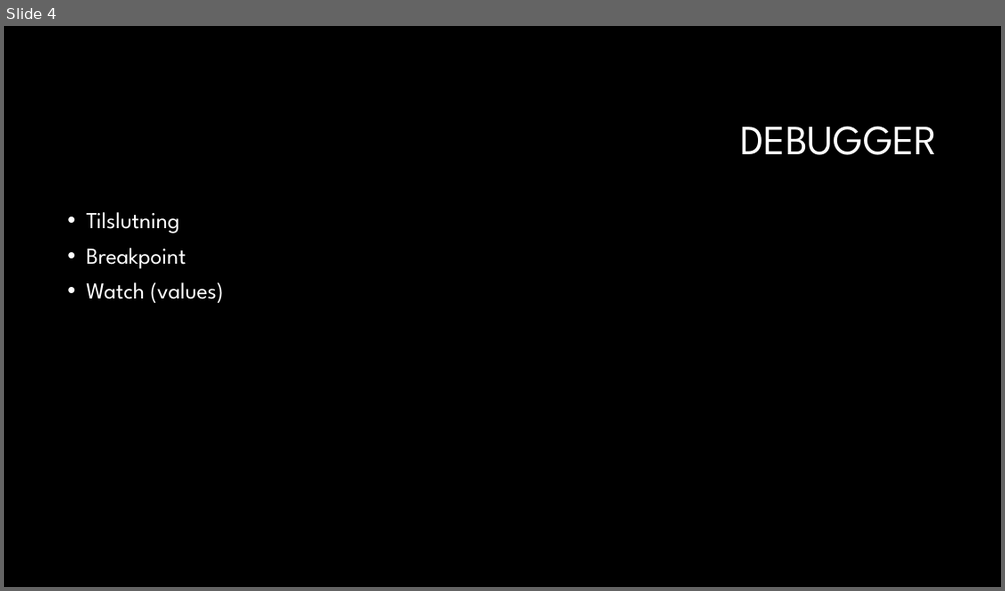
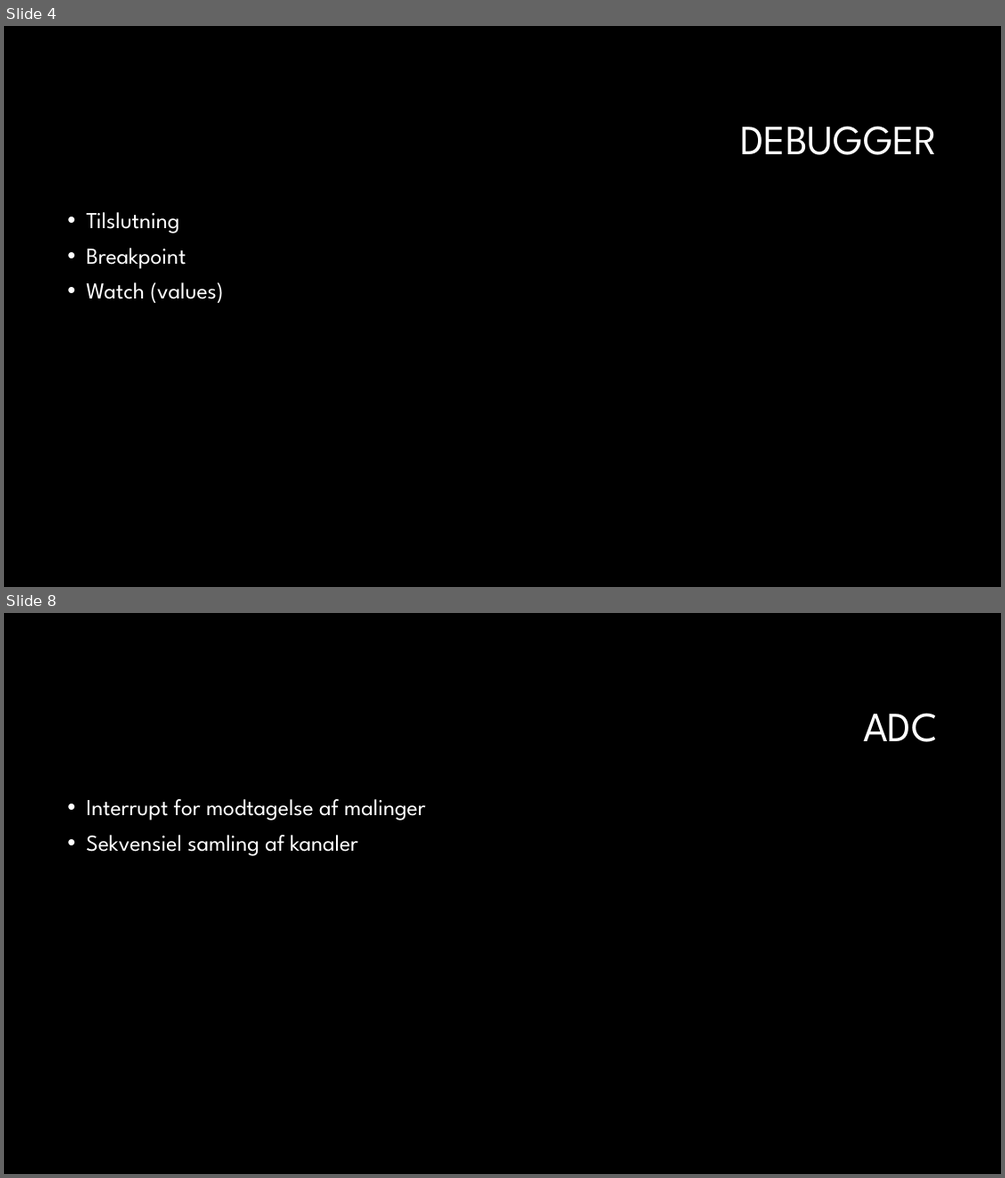
Before and after one commit to gert-lauritsen/STM32-Intro, a slide deck: STM32 Intro.pptx. Shown one above the other, each under a label of ours: slide 4 before the commit, slides 4 and 8 after it; the slides between them are not shown. The pictures are 1005x591 and 1005x1178 pixels, drawn with LibreOffice and Linux fonts; fonts in the diff are those of the drawing; background and template pictures are left out. Boxes give left, top, right and bottom in pixels: in the first picture for what was removed or moved away, otherwise in the second. Text is boxed around its words. In the diff, an @@ line names an element or a change of style, - is before the commit and + after.

```diff
--- a/STM32 Intro.pptx
+++ b/STM32 Intro.pptx
@@ slide 8 added at bbox=[4, 613, 1001, 1174], background #000000 @@
@@ title added at bbox=[863, 713, 938, 742], 40 pt, text #FFFFFF @@
+ADC
@@ text added at bbox=[86, 799, 426, 856], 22 pt, text #FFFFFF @@
+• Interrupt for modtagelse af malinger
+• Sekvensiel samling af kanaler
```
Also in this commit, not shown: 1 slide changed, 4 other slides added, 5 slides removed.
